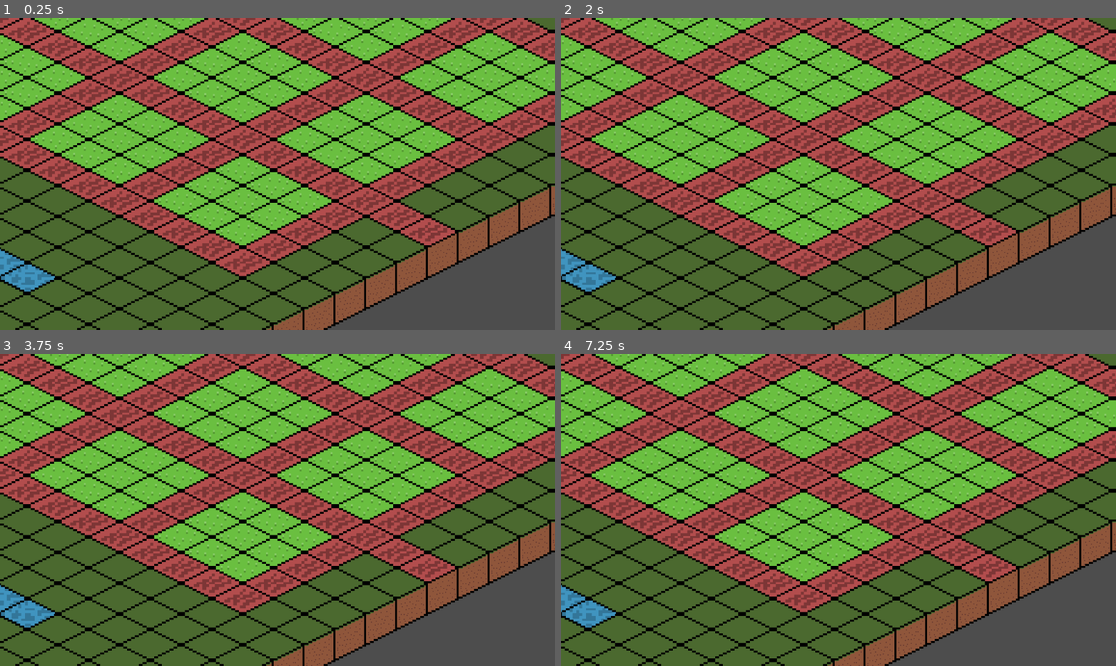
Above: before the commit, frames 1-4 (two rows, left to right).
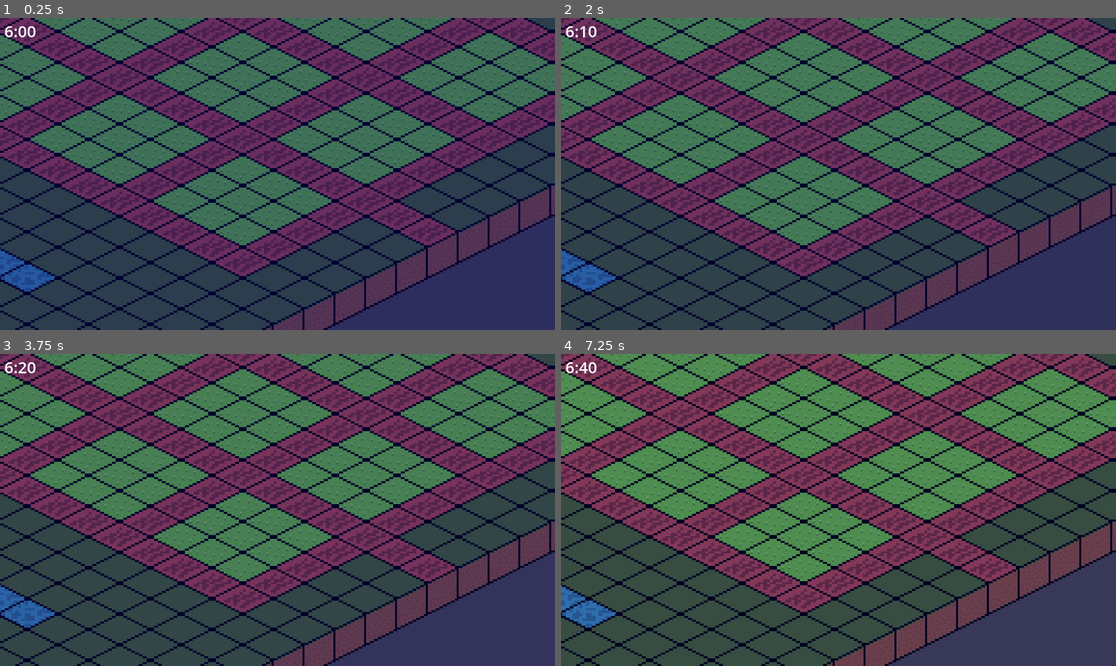
Above: after the commit, the same moments.

Repository: bombasticSlacks/Ok-Orchard
Game: Godot game, scene res://main.tscn
Two runs of this game, one before a commit and one after it. Both use one fixed random seed, a clock stepped at 60 frames per second and the inputs below.
Inputs:
- Up to frame 1 (0.25 s): no input
- Up to frame 2 (2 s): tap Enter at 0.5 s; tap Space at 1.25 s
- Up to frame 3 (3.75 s): tap Enter at 2, 3.5 s; tap Space at 2.75 s
- Up to frame 4 (7.25 s): tap Space at 4.25 s

The runs differ from the first frame. In frame 1, 100% of the frame differs, in the area x 0-100%, y 0-100%; in frame 2, 100%; in frame 3, 100%; in frame 4, 91%.

Commit message:
#1 added clock with day/night

Diff:
--- a/Scripts/Attraction.gd
+++ b/Scripts/Attraction.gd
@@ -16,4 +16,4 @@
 # Simplified Processing Only Runs When A Tick Defined In Plot Completes
 func _tick():
 	# Defined In Base Classes
-    pass
+	pass
--- a/Scripts/Game.gd
+++ b/Scripts/Game.gd
@@ -6,20 +6,65 @@
 
 # Generated Pawns For The Current Day
 var pawns: Array
+var timer
+var dayColor
+var clock
 
 # Plots the game tracks
 @export var plots: Plot
 
+var current_ticks = 0
+#Timer 0.3
+@export var day_ticks = 580
+#16 hour days, 6:00am to 10pm
+var start_sunrise_hour = 6
+var end_sunrise_hour = 8
+var start_sunset_hour = 18
+var end_sunset_hour = 22
+var max_day_color_alpha = 0.4
+
 # Called when the node enters the scene tree for the first time.
 func _ready():
 	# Get a timer so we can register ticks
-	var timer = get_node("/root/Timer")
+	timer = get_node("Timer")
+	dayColor = get_node("UI/DayLayer/DayColor")
+	clock = get_node("UI/Clock")
 	timer.timeout.connect(_tick)
 
 # Called every frame. 'delta' is the elapsed time since the previous frame.
 func _process(delta):
 	pass
 
+func _conv_time(current_ticks, hour_pad):
+	var ticks = current_ticks * 100;
+	var hh = floor(ticks / 3600) + hour_pad
+	var mm = floor((ticks % 3600) / 60)
+	var ss = ticks % 60
+	return [hh,mm,ss]
+
+func _format_time(hour, minute):
+	#round to the nearest ten for minutes
+	return "%d:%02d" % [hour, floor(minute/10)*10]
+
+func _set_day_color(current_hour, current_minute):
+	if current_hour >= start_sunrise_hour and current_hour <= end_sunrise_hour:
+		var sunrise_percent = float((current_hour*60 + current_minute) - (start_sunrise_hour*60)) / float(end_sunrise_hour*60 - start_sunrise_hour*60)
+		dayColor.color.a = (1-sunrise_percent) * max_day_color_alpha
+	elif current_hour >= start_sunset_hour and current_hour <= end_sunset_hour:
+		var sunrise_percent = float((current_hour*60 +current_minute) - (start_sunset_hour*60)) / float(end_sunset_hour*60 - start_sunset_hour*60)
+		dayColor.color.a = sunrise_percent * max_day_color_alpha
+
 # Simplified Processing Only Runs When A Root Level Timer Finishes
 func _tick():
-	pass
+	current_ticks = current_ticks+1
+	var time = _conv_time(current_ticks, start_sunrise_hour)
+
+	var current_hour = time[0]
+	var current_minute = time[1]
+	_set_day_color(current_hour, current_minute)
+
+	var formatted_time = _format_time(current_hour, current_minute)
+	clock.set_text(formatted_time)
+
+	if current_ticks >= day_ticks:
+		current_ticks = 0
--- a/Scripts/Tree.gd
+++ b/Scripts/Tree.gd
@@ -15,5 +15,5 @@
 
 # Simplified Processing Only Runs When A Root Level Timer Finishes
 func _tick():
-    # TODO
-    pass
+	# TODO
+	pass
--- a/main.tscn
+++ b/main.tscn
@@ -1,11 +1,40 @@
-[gd_scene load_steps=2 format=3 uid="uid://dx3k80toaks7p"]
+[gd_scene load_steps=3 format=3 uid="uid://dx3k80toaks7p"]
 
 [ext_resource type="PackedScene" uid="uid://dq131ceghv4bt" path="res://orchard.tscn" id="1_5bpqt"]
+[ext_resource type="Script" path="res://Scripts/Game.gd" id="1_nahm6"]
 
 [node name="main" type="Node2D"]
+script = ExtResource("1_nahm6")
 
 [node name="TileMap" parent="." instance=ExtResource("1_5bpqt")]
 
+[node name="Timer" type="Timer" parent="."]
+wait_time = 0.3
+autostart = true
+
 [node name="Camera2D" type="Camera2D" parent="."]
+visible = false
 offset = Vector2(100, 100)
 zoom = Vector2(2, 2)
+
+[node name="UI" type="CanvasLayer" parent="."]
+
+[node name="Clock" type="RichTextLabel" parent="UI"]
+offset_left = 9.0
+offset_top = 4.0
+offset_right = 150.0
+offset_bottom = 51.0
+theme_override_font_sizes/normal_font_size = 33
+text = "6:00"
+
+[node name="DayLayer" type="CanvasLayer" parent="UI"]
+
+[node name="DayColor" type="ColorRect" parent="UI/DayLayer"]
+anchors_preset = 15
+anchor_right = 1.0
+anchor_bottom = 1.0
+grow_horizontal = 2
+grow_vertical = 2
+size_flags_horizontal = 3
+size_flags_vertical = 3
+color = Color(0, 0, 0.470588, 0.407843)
